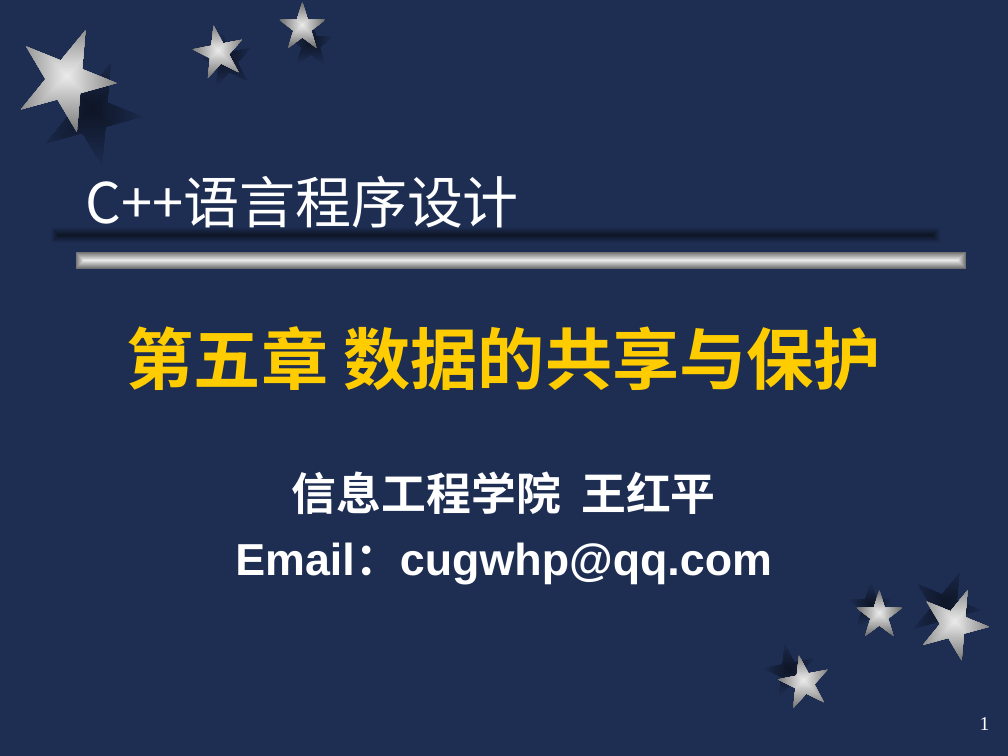
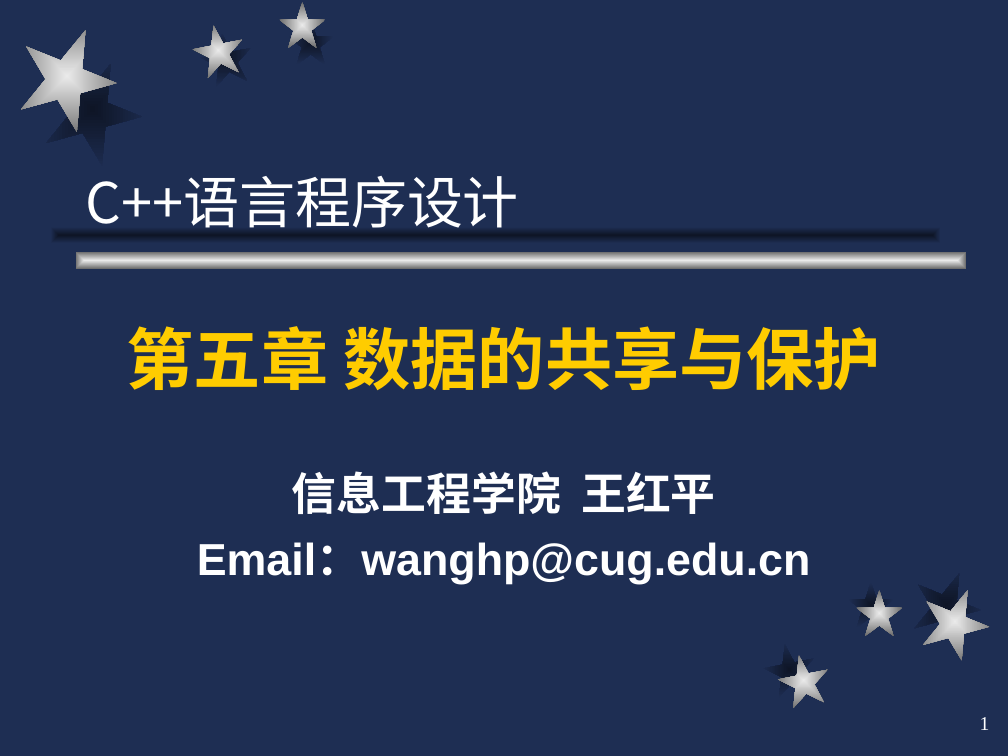
Before and after one commit to cugwhp/OOPCPP, a slide deck: slide 1 of 02.PPT/第5章 数据的共享与保护/c++5.ppt. Drawn at 1008x756 pixels with LibreOffice and Linux fonts; fonts in the diff are those of the drawing. Boxes give left, top, right and bottom in pixels: in the first picture for what was removed or moved away, otherwise in the second. Text is boxed around its words. In the diff, an @@ line names an element or a change of style, - is before the commit and + after.

```diff
--- a/02.PPT/第5章 数据的共享与保护/c++5.ppt
+++ b/02.PPT/第5章 数据的共享与保护/c++5.ppt
@@ subtitle at <box>197,542,811,584</box>: text changed @@
-Email：cugwhp@qq.com
+Email：wanghp@cug.edu.cn
```
Also in this commit, not shown: 36 other files.
